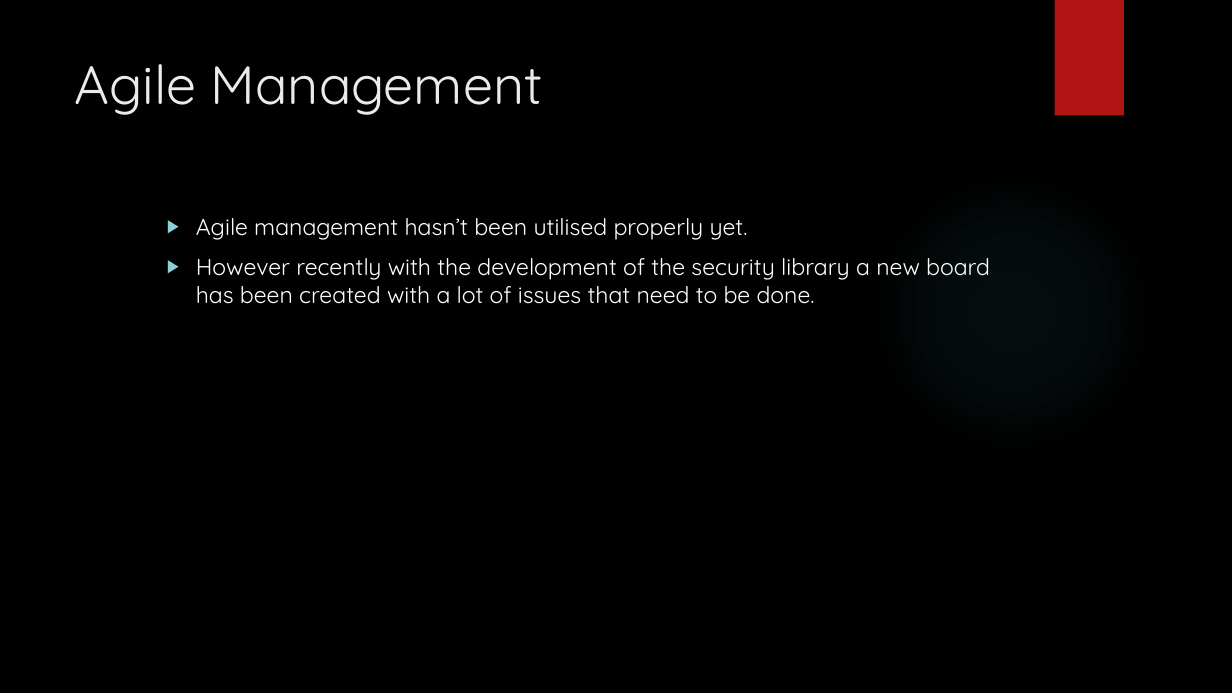
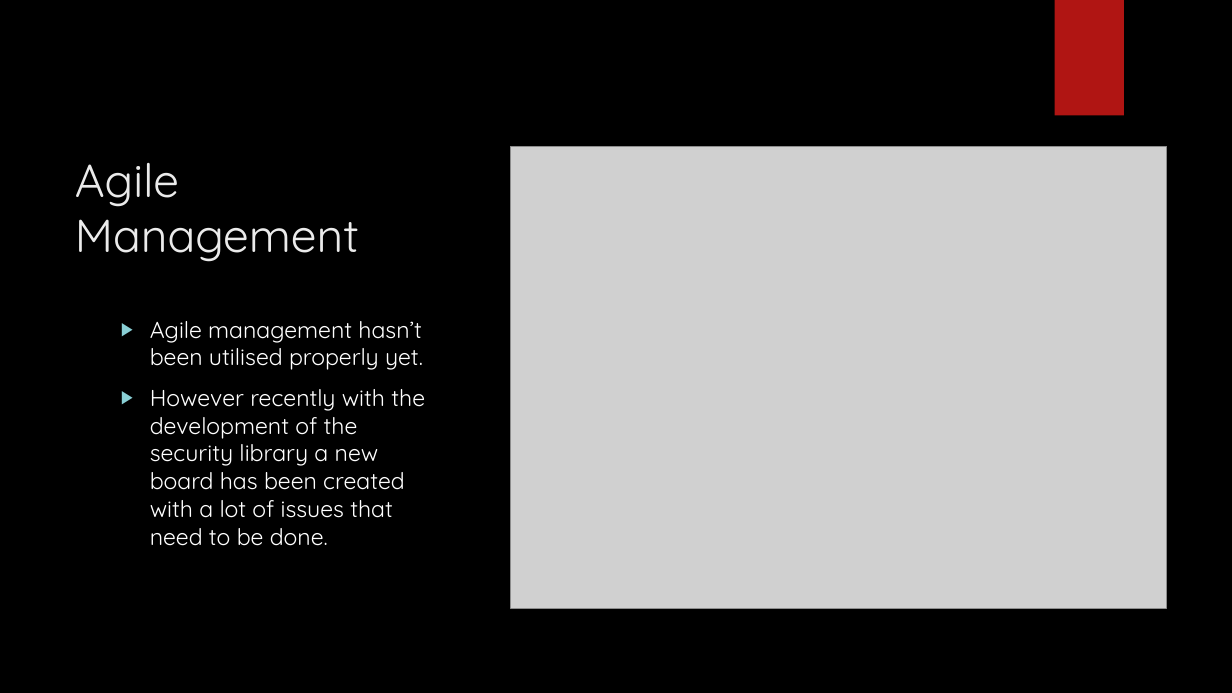
Before and after one commit to kTindalland-uni/HonoursProject, a slide deck: slide 9 of Documentation/Mid Year Review/MidYearReview.pptx (slide 8 before the commit). Drawn at 1232x693 pixels with LibreOffice and Linux fonts; fonts in the diff are those of the drawing; grey boxes stand for pictures; background and template pictures are left out. Boxes give left, top, right and bottom in pixels: in the first picture for what was removed or moved away, otherwise in the second. Text is boxed around its words. In the diff, an @@ line names an element or a change of style, - is before the commit and + after.

```diff
--- a/Documentation/Mid Year Review/MidYearReview.pptx
+++ b/Documentation/Mid Year Review/MidYearReview.pptx
@@ title "Agile Management": place and size @@
-title "Agile Management" at [75,64,543,115]
+title "Agile Management" at [75,163,359,262]
@@ title "Agile Management" at [75,163,359,262]: size 42 to 36 pt @@
@@ picture added at [510,146,1166,608] @@
@@ ellipse removed at [870,169,1154,454] @@
@@ text "Agile management hasn’t been utilised ..." rewrapped from [196,218,990,304] to [150,321,425,546] @@
```
Also in this commit, not shown: 3 other slides changed, 1 slide added, 1 other file.
